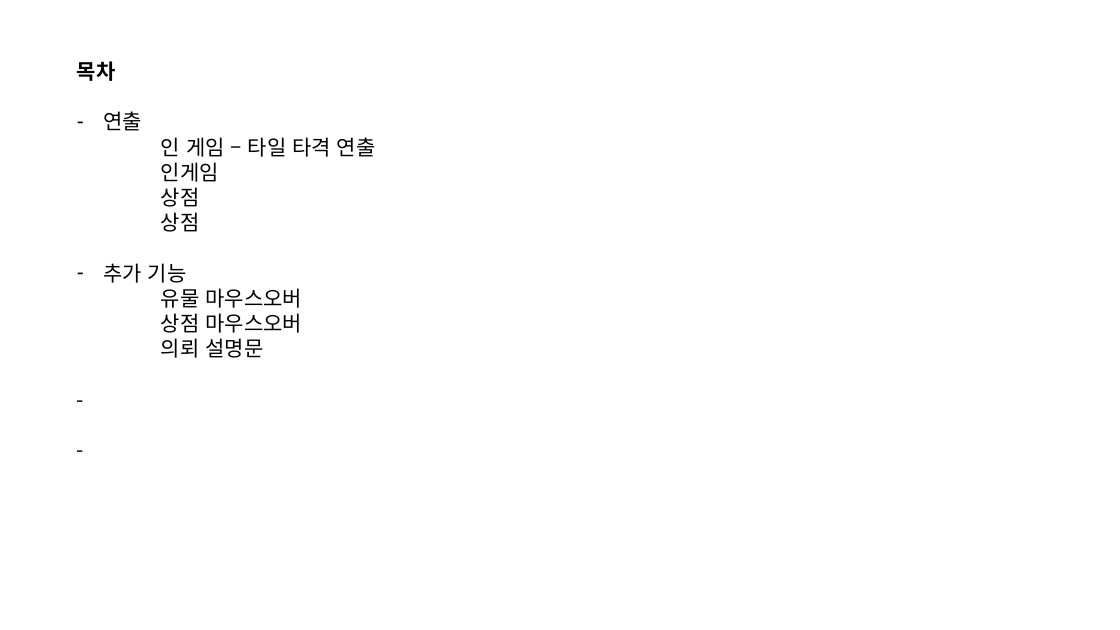
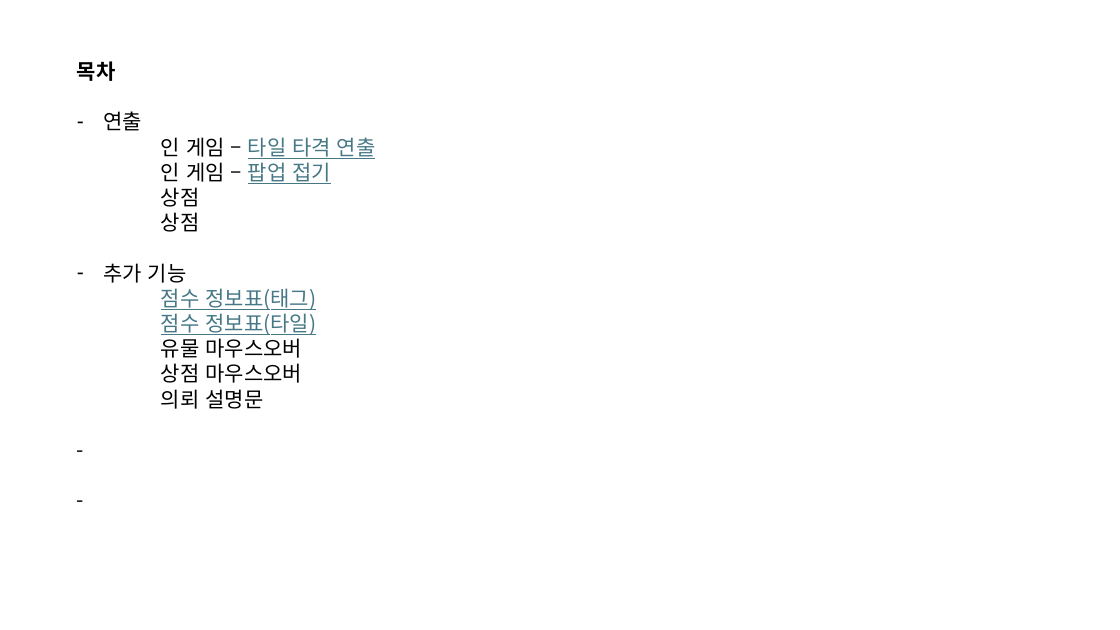
Before and after one commit to kauthor/FluffyDisdog, a slide deck: slide 1 of Plan/기획서/땅부수기2026 ch2.pptx. Drawn at 1120x630 pixels with LibreOffice and Linux fonts; fonts in the diff are those of the drawing. Boxes give left, top, right and bottom in pixels: in the first picture for what was removed or moved away, otherwise in the second. Text is boxed around its words. In the diff, an @@ line names an element or a change of style, - is before the commit and + after.

```diff
--- a/Plan/기획서/땅부수기2026 ch2.pptx
+++ b/Plan/기획서/땅부수기2026 ch2.pptx
@@ text at (161,137,376,159): text colour #000000 to #467886, underline on in "타일 타격 연출" @@
@@ text at (161,162,331,184): text changed @@
-인게임
+인 게임 – 팝업 접기
@@ text at (161,288,316,335): paragraphs added @@
+    점수 정보표(태그)
+    점수 정보표(타일)
```
Also in this commit, not shown: 1 other slide changed, 1 slide added.
